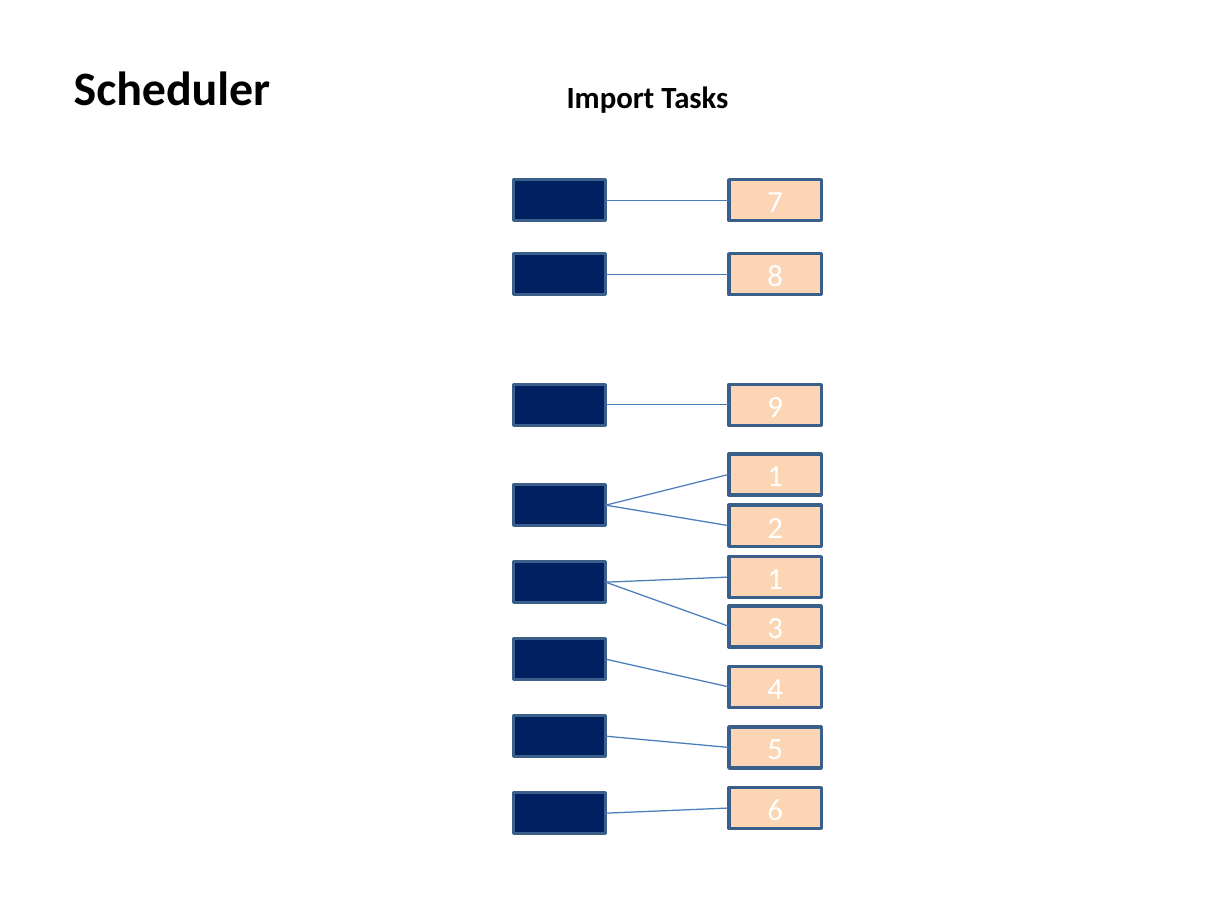
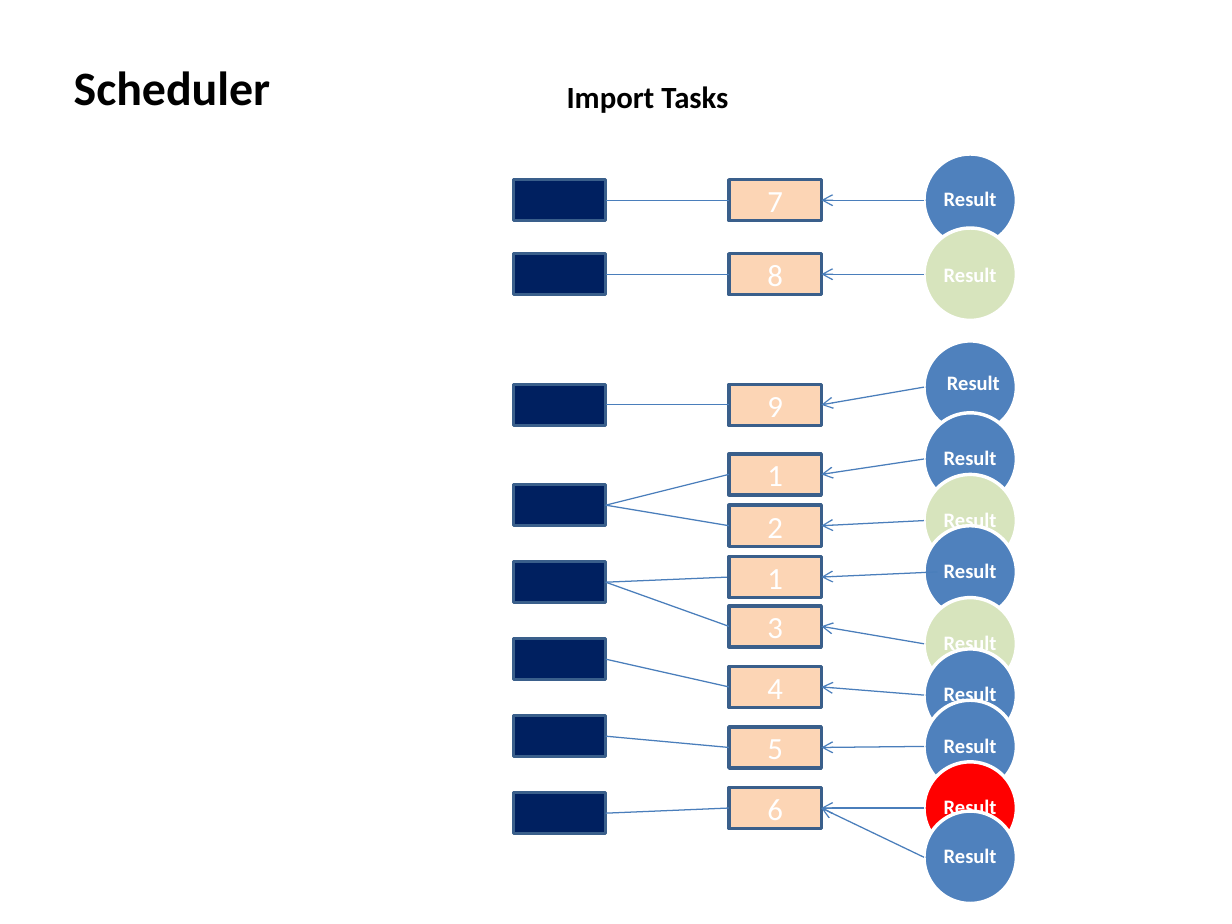
Before and after one commit to happylennychen/BCLabManager, a slide deck: slide 7 of Doc/V5 design doc.pptx. Drawn at 1232x924 pixels with LibreOffice and Linux fonts; fonts in the diff are those of the drawing. Boxes give left, top, right and bottom in pixels: in the first picture for what was removed or moved away, otherwise in the second. Text is boxed around its words. In the diff, an @@ line names an element or a change of style, - is before the commit and + after.

```diff
--- a/Doc/V5 design doc.pptx
+++ b/Doc/V5 design doc.pptx
@@ ellipse added at [924, 154, 1016, 246], fill #4F81BD, outline #FFFFFF 2 pt @@
@@ arrow added from (924, 200) to (822, 200), #4B7EBC 0.75 pt @@
@@ text added at [944, 191, 997, 206], 12 pt, text #FFFFFF, bold @@
+Result
@@ ellipse added at [924, 228, 1016, 320], fill #D7E4BD, outline #FFFFFF 2 pt @@
@@ arrow added from (924, 275) to (822, 275), #4B7EBC 0.75 pt @@
@@ ellipse added at [924, 341, 1016, 434], fill #4F81BD, outline #FFFFFF 2 pt @@
@@ arrow added from (924, 387) to (822, 405), #4B7EBC 0.75 pt @@
@@ text added at [947, 375, 1000, 390], 12 pt, text #FFFFFF, bold @@
+Result
@@ ellipse added at [924, 413, 1016, 505], fill #4F81BD, outline #FFFFFF 2 pt @@
@@ arrow added from (924, 460) to (822, 474), #4B7EBC 0.75 pt @@
@@ ellipse added at [924, 474, 1016, 567], fill #D7E4BD, outline #FFFFFF 2 pt @@
@@ text added at [944, 450, 997, 465], 12 pt, text #FFFFFF, bold @@
+Result
@@ arrow added from (924, 521) to (822, 526), #4B7EBC 0.75 pt @@
@@ ellipse added at [924, 526, 1016, 618], fill #4F81BD, outline #FFFFFF 2 pt @@
@@ text added at [944, 513, 997, 533], 12 pt, text #FFFFFF, bold @@
+Result
@@ text added at [944, 563, 997, 578], 12 pt, text #FFFFFF, bold @@
+Result
@@ arrow added from (938, 572) to (822, 577), #4B7EBC 0.75 pt @@
@@ ellipse added at [924, 598, 1016, 690], fill #D7E4BD, outline #FFFFFF 2 pt @@
@@ arrow added from (924, 644) to (822, 626), #4B7EBC 0.75 pt @@
@@ ellipse added at [924, 649, 1016, 742], fill #4F81BD, outline #FFFFFF 2 pt @@
@@ text added at [944, 636, 997, 656], 12 pt, text #FFFFFF, bold @@
+Result
@@ arrow added from (924, 695) to (822, 687), #4B7EBC 0.75 pt @@
@@ text added at [944, 686, 997, 707], 12 pt, text #FFFFFF, bold @@
+Result
@@ ellipse added at [924, 700, 1016, 792], fill #4F81BD, outline #FFFFFF 2 pt @@
@@ arrow added from (924, 747) to (822, 748), #4B7EBC 0.75 pt @@
@@ text added at [944, 738, 997, 753], 12 pt, text #FFFFFF, bold @@
+Result
@@ ellipse added at [924, 761, 1016, 854], fill #FF0000, outline #FFFFFF 2 pt @@
@@ arrow added from (924, 808) to (822, 808), #4B7EBC 0.75 pt @@
@@ arrow added from (924, 857) to (822, 808), #4B7EBC 0.75 pt @@
@@ text added at [944, 797, 997, 820], 12 pt, text #FFFFFF, bold @@
+Result
@@ ellipse added at [924, 811, 1016, 903], fill #4F81BD, outline #FFFFFF 2 pt @@
@@ text added at [944, 848, 997, 863], 12 pt, text #FFFFFF, bold @@
+Result
```
Also in this commit, not shown: 3 other slides changed, 1 slide added, 4 other files.
